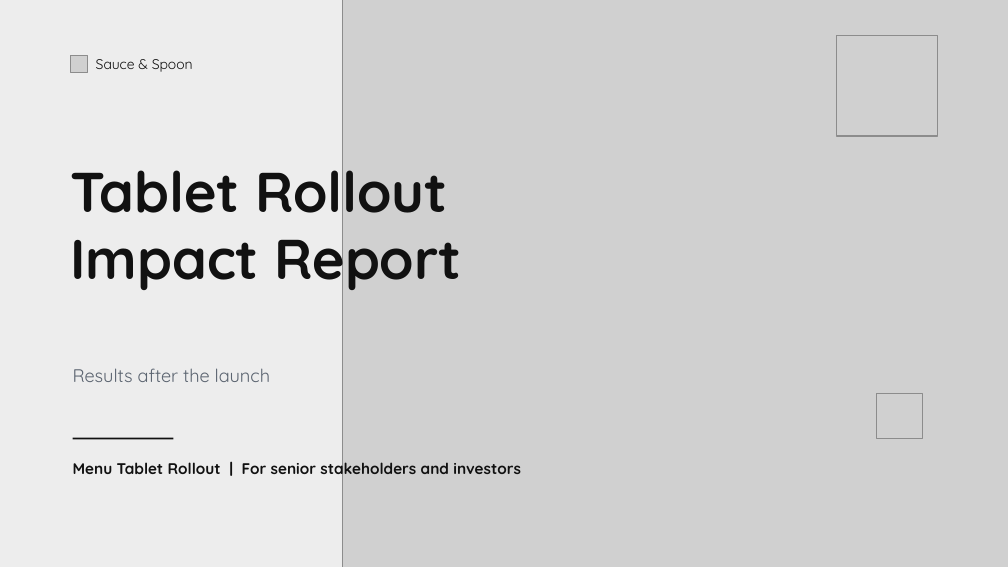
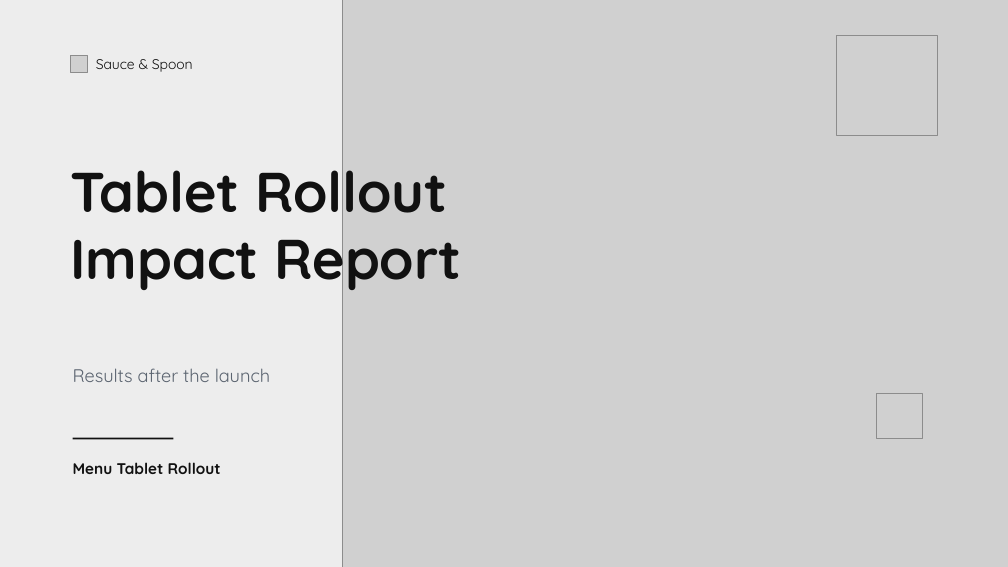
Before and after one commit to Daninja111/sauce-and-spoon-tablet-rollout, a slide deck: slide 1 of 5_Impact-Report.pptx. Drawn at 1008x567 pixels with LibreOffice and Linux fonts; fonts in the diff are those of the drawing; grey boxes stand for pictures. Boxes give left, top, right and bottom in pixels: in the first picture for what was removed or moved away, otherwise in the second. Text is boxed around its words. In the diff, an @@ line names an element or a change of style, - is before the commit and + after.

```diff
--- a/5_Impact-Report.pptx
+++ b/5_Impact-Report.pptx
@@ text at bbox=[73, 462, 221, 474]: text changed @@
-Menu Tablet Rollout | For senior stakeholders and investors
+Menu Tablet Rollout
```
Also in this commit, not shown: 6 other slides changed, 1 slide added, 1 slide removed, 7 other files.
